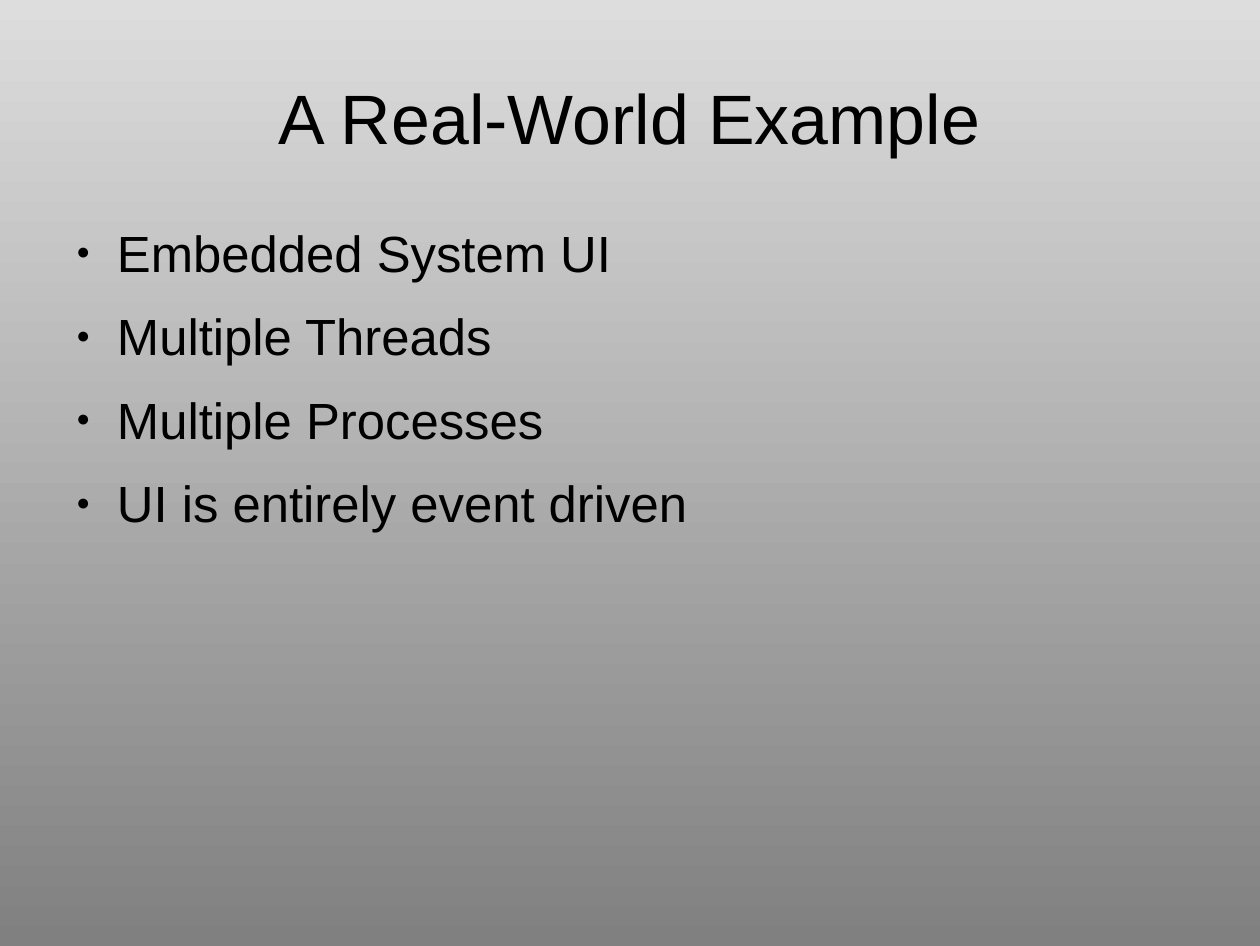
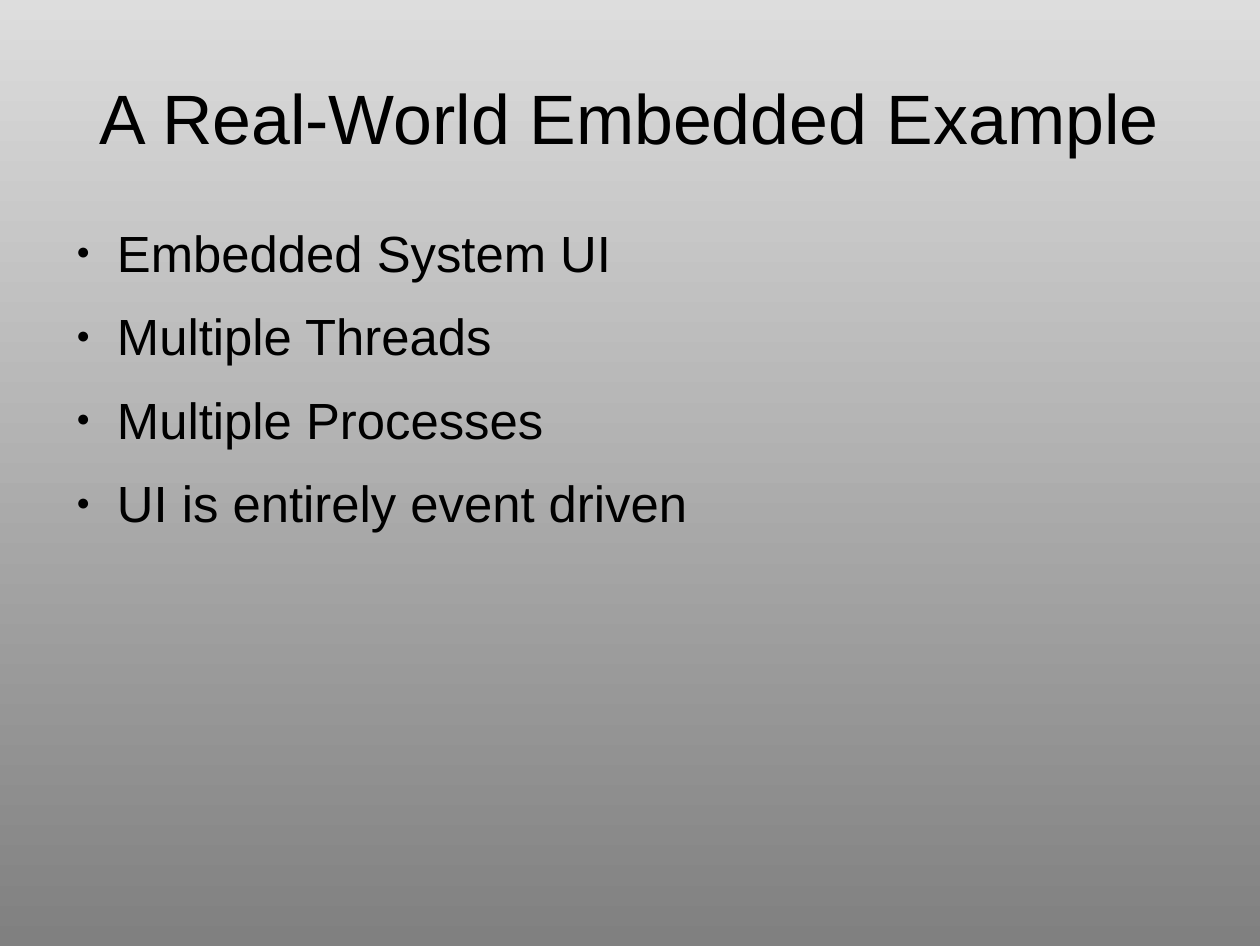
Before and after one commit to krishardy/kivy_intro_20140318, a slide deck: slide 10 of ABQ PUG Presentation 20140318.odp. Drawn at 1260x946 pixels with LibreOffice and Linux fonts; fonts in the diff are those of the drawing. Boxes give left, top, right and bottom in pixels: in the first picture for what was removed or moved away, otherwise in the second. Text is boxed around its words. In the diff, an @@ line names an element or a change of style, - is before the commit and + after.

```diff
--- a/ABQ PUG Presentation 20140318.odp
+++ b/ABQ PUG Presentation 20140318.odp
@@ title at box(100, 93, 1159, 157): text changed @@
-A Real-World Example
+A Real-World Embedded Example
```
Also in this commit, not shown: 2 other slides changed.
